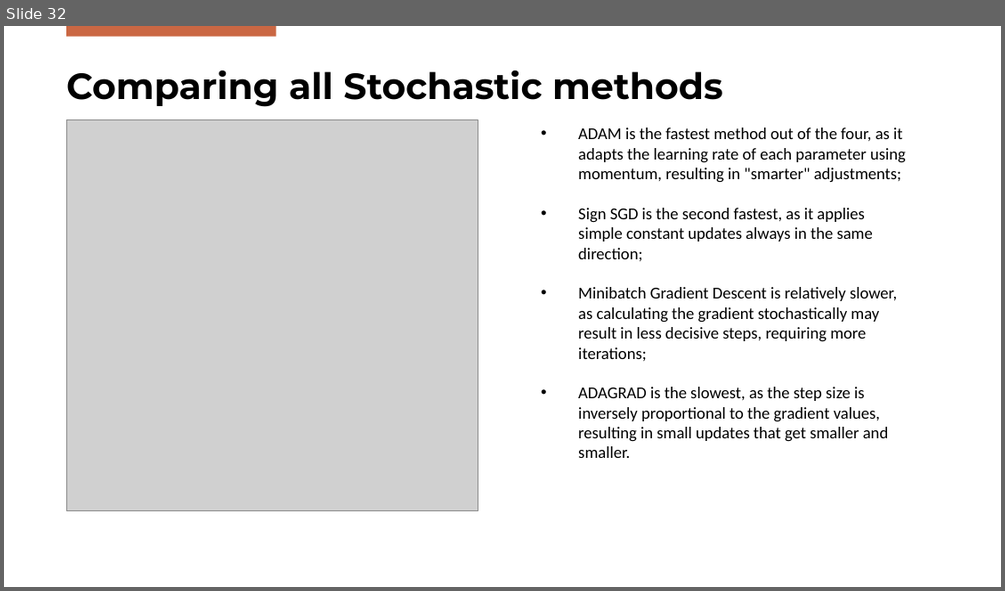
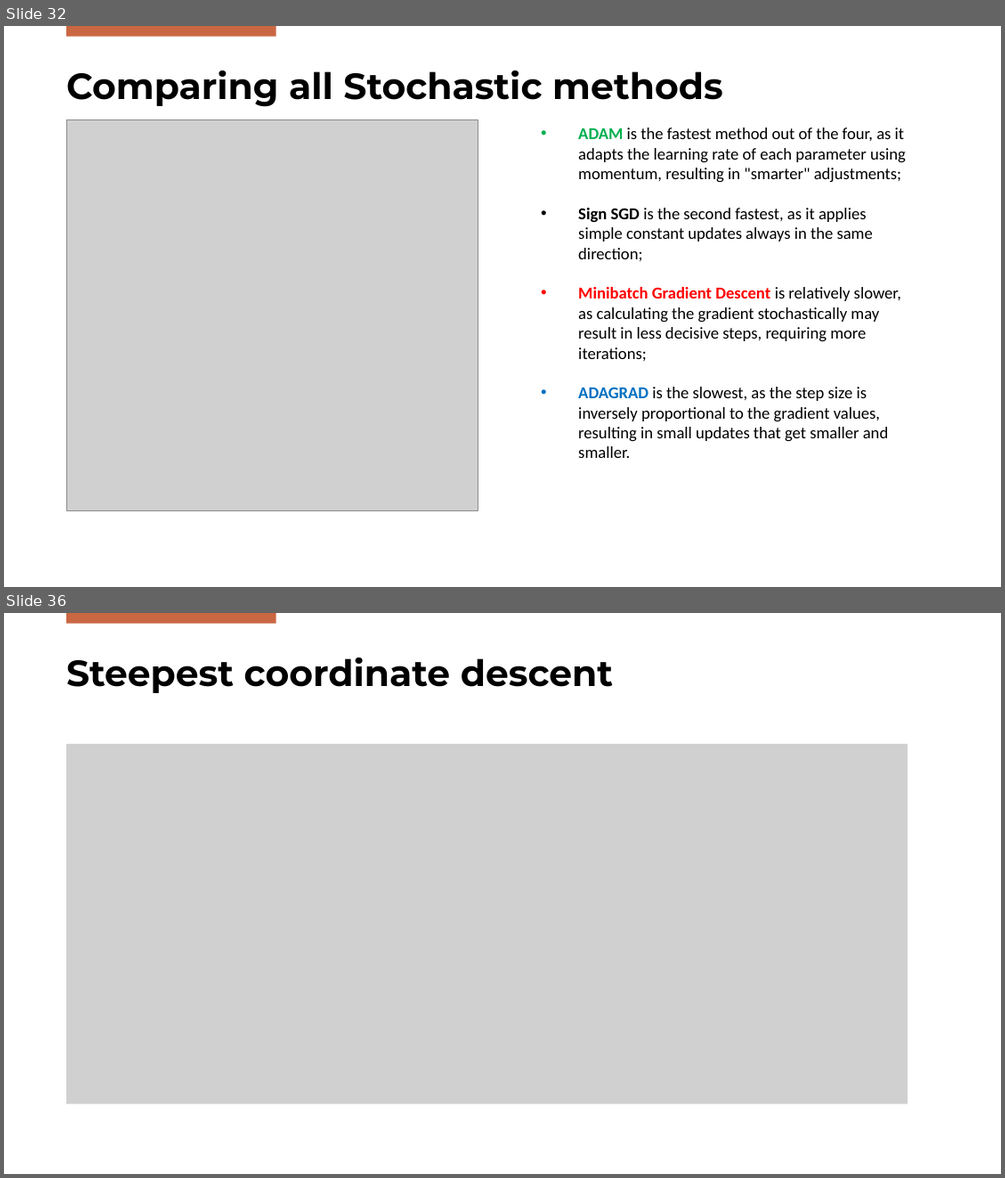
Before and after one commit to FilippoBolis/OptimizationProject_2025, a slide deck: Ppt/Optimization.pptx. Shown one above the other, each under a label of ours: slide 32 before the commit, slides 32 and 36 after it; the slides between them are not shown. The pictures are 1005x591 and 1005x1178 pixels, drawn with LibreOffice and Linux fonts; fonts in the diff are those of the drawing; grey boxes stand for pictures; background and template pictures are left out. Boxes give left, top, right and bottom in pixels: in the first picture for what was removed or moved away, otherwise in the second. Text is boxed around its words. In the diff, an @@ line names an element or a change of style, - is before the commit and + after.

Commit message:
Coordinate descent aggiunto alla presentazione

```diff
--- a/Ppt/Optimization.pptx
+++ b/Ppt/Optimization.pptx
@@ slide 36 added at (x1=4, y1=613, x2=1001, y2=1174), background #FFFFFF; not listed: 1 template element that a slide beside it also shows @@
@@ title added at (x1=66, y1=657, x2=613, y2=693), 35 pt, text #000000, bold @@
+Steepest coordinate descent
@@ picture added at (x1=66, y1=744, x2=907, y2=1103) @@
@@ slide 32 changed as well @@
@@ text "ADAM is the fastest method ..." at (x1=578, y1=127, x2=906, y2=458): text colour #000000 to #00B050 in "ADAM"; bold on in "ADAM", "Sign SGD", "Minibatch Gradient Descent", "ADAGRAD"; text colour #000000 to #FF0000 in "Minibatch Gradient Descent"; text colour #000000 to #0070C0 in "ADAGRAD" @@
```
Also in this commit, not shown: 5 other slides changed, 4 other slides added, 4 other files.
